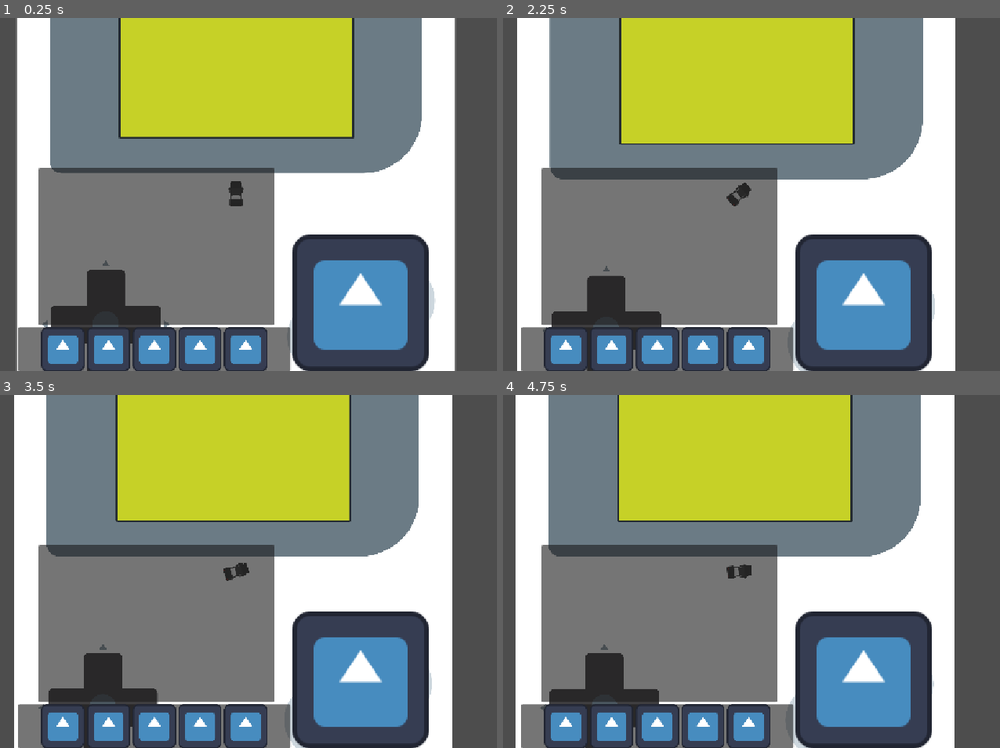
Above: before the commit, frames 1-4 (two rows, left to right).
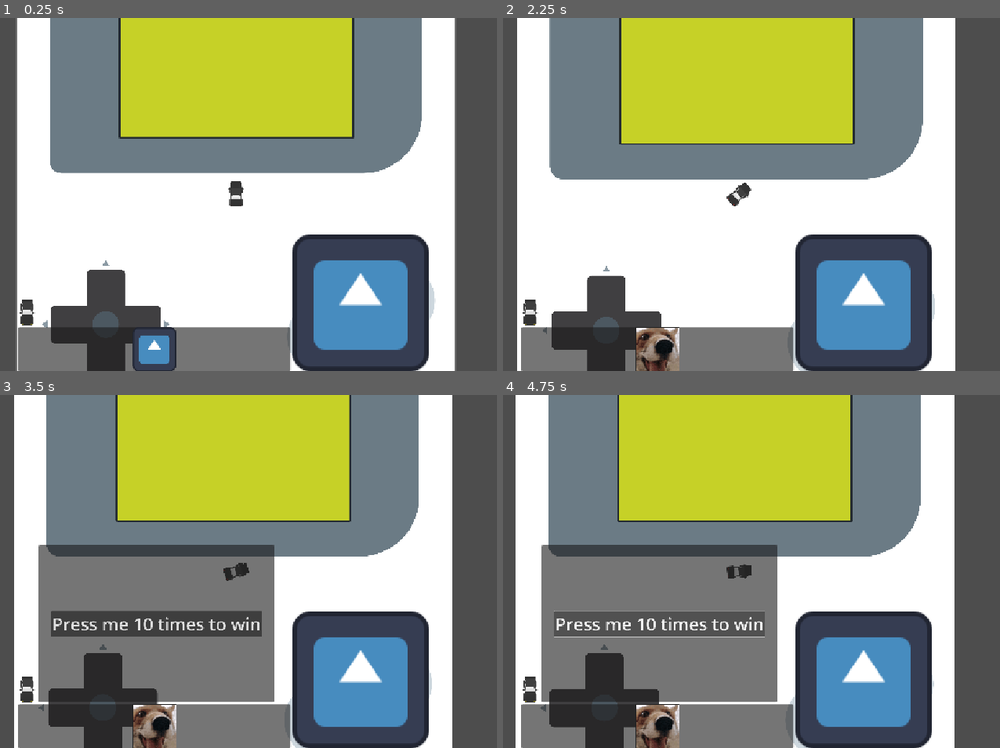
Above: after the commit, the same moments.

Repository: DBorgKiwami/game-jam-2
Game: Godot game, scene res://levels/testlevel.tscn
Same seed, same stepped clock (60 frames per second), same inputs: the game is played once before the commit and once after it. The engine's default icon, where the game draws it, is replaced by a stand-in: a white triangle on a blue panel in a dark square.
Inputs (mouse positions are in pixels of both pictures, inside the frame that each line leads up to):
- Up to frame 1 (0.25 s): no input
- Up to frame 2 (2.25 s): click (527, 310) at 0.52 s; tap Enter at 1.25 s; hold Right (turn_right) 1.28-2.03 s; hold Up (gas_pedal) 1.28-2.03 s; hold Space (brakes) from 2.03 s (still down); tap Up (gas_pedal) at 2.1 s
- Up to frame 3 (3.5 s): release Space (brakes) at 2.75 s; click (154, 726) at 2.77 s
- Up to frame 4 (4.75 s): click (657, 624) at 3.5 s, where only the run after the commit has a clickable "Press me 10 times to win"; tap Space (brakes) at 4.25 s; hold Right (turn_right) from 4.28 s (still down); hold Up (gas_pedal) from 4.28 s (still down)

The runs differ from the first frame. In frame 1, 24% of the frame differs, in the area x 3-56%, y 42-100%; in frame 2, 25%; in frame 3, 8.4%; in frame 4, 8.4%.

Commit message:
Toolbar script + Sample minigame workflow (WIP)

Diff:
--- /dev/null
+++ b/minigames/testminigame.gd
@@ -0,0 +1,8 @@
+extends Node2D
+
+var counter = 0;
+
+func _on_button_pressed() -> void:
+	counter+=1;
+	if counter == 10:
+		SignalBus.emit_signal("part_repaired", 1)
--- a/minigames/testminigame.tscn
+++ b/minigames/testminigame.tscn
@@ -1,6 +1,9 @@
 [gd_scene format=3 uid="uid://bq6dbw55wnsw0"]
 
+[ext_resource type="Script" uid="uid://b00m5wrsseh80" path="res://minigames/testminigame.gd" id="1_iycow"]
+
 [node name="Testminigame" type="Node2D" unique_id=1738096528]
+script = ExtResource("1_iycow")
 
 [node name="Panel" type="Panel" parent="." unique_id=682609614]
 custom_minimum_size = Vector2(1080, 720)
@@ -15,3 +18,21 @@
 offset_bottom = 360.0
 grow_horizontal = 2
 grow_vertical = 2
+
+[node name="Button" type="Button" parent="Panel" unique_id=2031281073]
+layout_mode = 1
+anchors_preset = 8
+anchor_left = 0.5
+anchor_top = 0.5
+anchor_right = 0.5
+anchor_bottom = 0.5
+offset_left = -4.0
+offset_top = -4.0
+offset_right = 4.0
+offset_bottom = 4.0
+grow_horizontal = 2
+grow_vertical = 2
+theme_override_font_sizes/font_size = 80
+text = "Press me 10 times to win"
+
+[connection signal="pressed" from="Panel/Button" to="." method="_on_button_pressed"]
--- a/player/player.gd
+++ b/player/player.gd
@@ -43,6 +43,12 @@
 	var activeDecel = 0.0
 	var activeTurnAccel = 0.0
 	var activeTurnDecel = 0.0
+
+	# TEST WORKING CASE FOR BREAKING ENGINE
+	# TODO: actually breaking engine
+	if Input.is_action_just_pressed("brakes"):
+		print("braking caused engine to break. boohoo fix it.")
+		SignalBus.broken_part.emit(1)
 
 	if Input.is_action_pressed("brakes"):
 		activeMaxSpeed = maxBrakingSpeed
@@ -93,4 +99,4 @@
 
 	rotating(delta)
 	move_and_slide()
-	print(velocity)
+	#print(velocity)
--- a/project.godot
+++ b/project.godot
@@ -31,11 +31,6 @@
 "events": [Object(InputEventKey,"resource_local_to_scene":false,"resource_name":"","device":-1,"window_id":0,"alt_press …(195 unchanged characters)…
 ]
 }
-reverse={
-"deadzone": 0.2,
-"events": [Object(InputEventKey,"resource_local_to_scene":false,"resource_name":"","device":-1,"window_id":0,"alt_pressed":false,"shift_pressed":false,"ctrl_pressed":false,"meta_pressed":false,"pressed":false,"keycode":0,"physical_keycode":4194322,"key_label":0,"unicode":0,"location":0,"echo":false,"script":null)
-]
-}
 turn_left={
 "deadzone": 0.2,
 "events": [Object(InputEventKey,"resource_local_to_scene":false,"resource_name":"","device":-1,"window_id":0,"alt_press …(195 unchanged characters)…
@@ -46,6 +41,16 @@
 "deadzone": 0.2,
 "events": [Object(InputEventKey,"resource_local_to_scene":false,"resource_name":"","device":-1,"window_id":0,"alt_press …(195 unchanged characters)…
 , Object(InputEventKey,"resource_local_to_scene":false,"resource_name":"","device":-1,"window_id":0,"alt_pressed":false …(183 unchanged characters)…
+]
+}
+reserve={
+"deadzone": 0.2,
+"events": [Object(InputEventKey,"resource_local_to_scene":false,"resource_name":"","device":-1,"window_id":0,"alt_pressed":false,"shift_pressed":false,"ctrl_pressed":false,"meta_pressed":false,"pressed":false,"keycode":0,"physical_keycode":4194322,"key_label":0,"unicode":0,"location":0,"echo":false,"script":null)
+]
+}
+reverse={
+"deadzone": 0.2,
+"events": [Object(InputEventKey,"resource_local_to_scene":false,"resource_name":"","device":-1,"window_id":0,"alt_pressed":false,"shift_pressed":false,"ctrl_pressed":false,"meta_pressed":false,"pressed":false,"keycode":0,"physical_keycode":4194322,"key_label":0,"unicode":0,"location":0,"echo":false,"script":null)
 ]
 }
 brakes={
--- /dev/null
+++ b/ui/toolbar.gd
@@ -0,0 +1,29 @@
+extends CanvasLayer
+
+func _ready() -> void:
+	SignalBus.connect("broken_part", _break_part)
+	SignalBus.connect("part_repaired", _fix_part)
+
+# broken part signal received: enable respective button
+func _break_part(index : int):
+	$ToolbarAndWheel/Toolbar/BtnContainer/Tool1.disabled = false
+	print("part broken!", index)
+
+# fixed part signal received: disable respective button and minigame
+func _fix_part(index : int):
+	$ToolbarAndWheel/Toolbar/BtnContainer/Tool1.disabled = true
+	close_all_tabs()
+	print("part fixed!", index)
+
+# tool 1 enables minigame 1 panel
+func _on_tool_1_pressed() -> void:
+	$MinigameContainer/Testminigame.visible = true
+
+# return btn closes current/all minigame panel(s)
+func _on_return_pressed() -> void:
+	print("close minigame!")
+	close_all_tabs()
+
+func close_all_tabs() -> void:
+	for mg in $MinigameContainer.get_children():
+		mg.visible = false
--- a/ui/toolbar.tscn
+++ b/ui/toolbar.tscn
@@ -1,9 +1,13 @@
 [gd_scene format=3 uid="uid://bkhavqi0ynfy4"]
 
+[ext_resource type="Script" uid="uid://cry37rui407f3" path="res://ui/toolbar.gd" id="1_ata6n"]
+[ext_resource type="Texture2D" uid="uid://wviha2wioqlf" path="res://fsos.png" id="1_gb7al"]
 [ext_resource type="Texture2D" uid="uid://di8abe44rp8bk" path="res://icon.svg" id="2_ata6n"]
 [ext_resource type="PackedScene" uid="uid://bq6dbw55wnsw0" path="res://minigames/testminigame.tscn" id="2_gb7al"]
+[ext_resource type="Texture2D" uid="uid://cutcbvyemtb80" path="res://car_long_black_04.png" id="2_h6tbp"]
 
 [node name="Toolbar" type="CanvasLayer" unique_id=1357045452]
+script = ExtResource("1_ata6n")
 
 [node name="ToolbarAndWheel" type="HBoxContainer" parent="." unique_id=394098995]
 custom_minimum_size = Vector2(800, 0)
@@ -25,9 +29,21 @@
 layout_mode = 2
 size_flags_vertical = 8
 
+[node name="Return" type="TextureButton" parent="ToolbarAndWheel/Toolbar" unique_id=1661156649]
+custom_minimum_size = Vector2(80, 80)
+custom_maximum_size = Vector2(80, 80)
+layout_mode = 0
+offset_left = -24.0
+offset_top = -67.0
+offset_right = 56.0
+offset_bottom = 13.0
+texture_normal = ExtResource("2_h6tbp")
+ignore_texture_size = true
+stretch_mode = 5
+
 [node name="BtnContainer" type="HBoxContainer" parent="ToolbarAndWheel/Toolbar" unique_id=1791372169]
 custom_minimum_size = Vector2(400, 80)
-custom_maximum_size = Vector2(-1, 80)
+custom_maximum_size = Vector2(500, 80)
 propagate_maximum_size = false
 layout_mode = 1
 anchors_preset = 8
@@ -43,39 +59,50 @@
 grow_vertical = 2
 alignment = 1
 
-[node name="TextureRect" type="TextureRect" parent="ToolbarAndWheel/Toolbar/BtnContainer" unique_id=1817529361]
+[node name="Tool1" type="TextureButton" parent="ToolbarAndWheel/Toolbar/BtnContainer" unique_id=940231098]
+custom_minimum_size = Vector2(80, 80)
+custom_maximum_size = Vector2(80, 80)
 layout_mode = 2
-size_flags_horizontal = 4
-texture = ExtResource("2_ata6n")
-expand_mode = 2
+disabled = true
+texture_normal = ExtResource("1_gb7al")
+texture_disabled = ExtResource("2_ata6n")
+ignore_texture_size = true
 stretch_mode = 5
 
-[node name="TextureRect2" type="TextureRect" parent="ToolbarAndWheel/Toolbar/BtnContainer" unique_id=1590943306]
+[node name="Tool2" type="TextureButton" parent="ToolbarAndWheel/Toolbar/BtnContainer" unique_id=307893912]
+visible = false
+custom_minimum_size = Vector2(80, 80)
+custom_maximum_size = Vector2(80, 80)
 layout_mode = 2
-size_flags_horizontal = 4
-texture = ExtResource("2_ata6n")
-expand_mode = 2
+texture_normal = ExtResource("2_ata6n")
+ignore_texture_size = true
 stretch_mode = 5
 
-[node name="TextureRect3" type="TextureRect" parent="ToolbarAndWheel/Toolbar/BtnContainer" unique_id=556592261]
+[node name="Tool3" type="TextureButton" parent="ToolbarAndWheel/Toolbar/BtnContainer" unique_id=2114041395]
+visible = false
+custom_minimum_size = Vector2(80, 80)
+custom_maximum_size = Vector2(80, 80)
 layout_mode = 2
-size_flags_horizontal = 4
-texture = ExtResource("2_ata6n")
-expand_mode = 2
+texture_normal = ExtResource("2_ata6n")
+ignore_texture_size = true
 stretch_mode = 5
 
-[node name="TextureRect4" type="TextureRect" parent="ToolbarAndWheel/Toolbar/BtnContainer" unique_id=642569212]
+[node name="Tool4" type="TextureButton" parent="ToolbarAndWheel/Toolbar/BtnContainer" unique_id=752578682]
+visible = false
+custom_minimum_size = Vector2(80, 80)
+custom_maximum_size = Vector2(80, 80)
 layout_mode = 2
-size_flags_horizontal = 4
-texture = ExtResource("2_ata6n")
-expand_mode = 2
+texture_normal = ExtResource("2_ata6n")
+ignore_texture_size = true
 stretch_mode = 5
 
-[node name="TextureRect5" type="TextureRect" parent="ToolbarAndWheel/Toolbar/BtnContainer" unique_id=1589587931]
+[node name="Tool5" type="TextureButton" parent="ToolbarAndWheel/Toolbar/BtnContainer" unique_id=1461788804]
+visible = false
+custom_minimum_size = Vector2(80, 80)
+custom_maximum_size = Vector2(80, 80)
 layout_mode = 2
-size_flags_horizontal = 4
-texture = ExtResource("2_ata6n")
-expand_mode = 2
+texture_normal = ExtResource("2_ata6n")
+ignore_texture_size = true
 stretch_mode = 5
 
 [node name="SteeringWheel" type="TextureRect" parent="ToolbarAndWheel" unique_id=304196981]
@@ -91,3 +118,10 @@
 transform = Transform2D(0.4, 0, 0, 0.4, 430, 420)
 
 [node name="Testminigame" parent="MinigameContainer" unique_id=1738096528 instance=ExtResource("2_gb7al")]
+visible = false
+
+[node name="Testminigame2" parent="MinigameContainer" unique_id=479206221 instance=ExtResource("2_gb7al")]
+visible = false
+
+[connection signal="pressed" from="ToolbarAndWheel/Toolbar/Return" to="." method="_on_return_pressed"]
+[connection signal="pressed" from="ToolbarAndWheel/Toolbar/BtnContainer/Tool1" to="." method="_on_tool_1_pressed"]
Not shown, added: minigames/testminigame.gd.uid
Not shown, added: ui/toolbar.gd.uid
